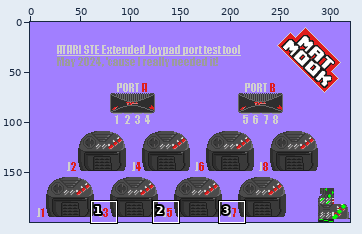
Sprite sheet: source/background.png. Above: a wide view before the commit, with the close-up outlined.
Close-up. Before the commit:
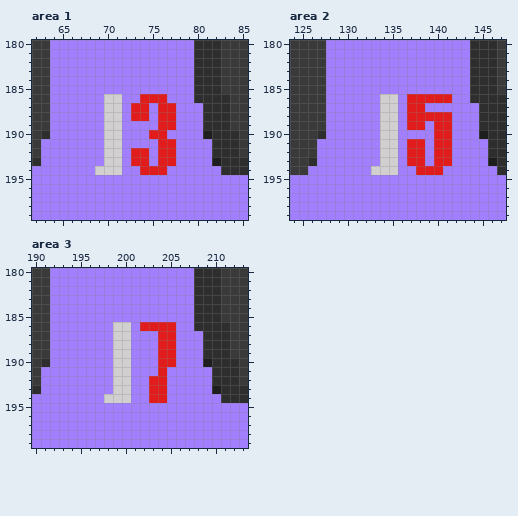
The file is 320x200 pixels. Colours within 5 levels of each other are drawn and written as one. Shown: area 1: x 62..85, y 180..199; area 2: x 124..147, y 180..199; area 3: x 190..213, y 180..199. The commit also changed other parts of the picture, which this record leaves out.
After:
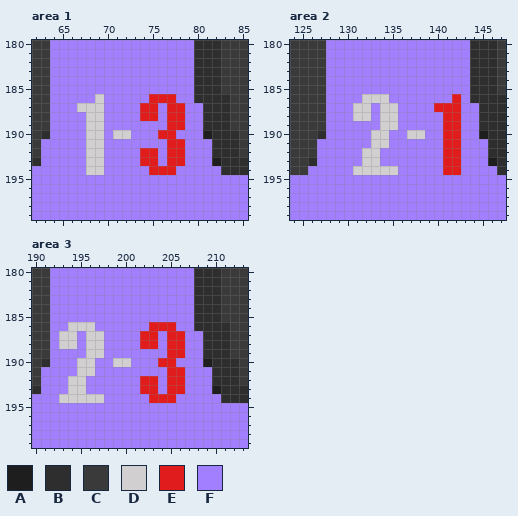
Palette (. is transparent): A #1e1e1e  B #2e2e2e  C #3a3a3a  D #d1cfcf  E #e01d1c  F #a17fff
What changed:
--- area 1
@@ x 65..80 @@
 185 FFFFFFFFFFFFFFFB
-186 FFFFFDDFFEEEFFFB
-187 FFFFFDDFEEFEEFFF
-188 FFFFFDDFEEFEEFFF
-189 FFFFFDDFFFFEEFFF
-190 FFFFFDDFFFEEFFFF
-191 FFFFFDDFFFFEEFFF
-192 FFFFFDDFEEFEEFFF
-193 FFFFFDDFEEFEEFFF
-194 FFFFDDDFFEEEFFFF
+186 FFFFDFFFFFEEEFFB
+187 FFDDDFFFFEEFEEFF
+188 FFFDDFFFFEEFEEFF
+189 FFFDDFFFFFFFEEFF
+190 FFFDDFDDFFFEEFFF
+191 FFFDDFFFFFFFEEFF
+192 FFFDDFFFFEEFEEFF
+193 FFFDDFFFFEEFEEFF
+194 FFFDDFFFFFEEEFFF
 195 FFFFFFFFFFFFFFFF
--- area 2
@@ x 129..144 @@
 185 FFFFFFFFFFFFFFFB
-186 FFFFFDDFEEEEEFFB
-187 FFFFFDDFEEFFFFFF
-188 FFFFFDDFEEEEEFFF
-189 FFFFFDDFEEFEEFFF
-190 FFFFFDDFFFFEEFFF
-191 FFFFFDDFEEFEEFFF
-192 FFFFFDDFEEFEEFFF
-193 FFFFFDDFEEFEEFFF
-194 FFFFDDDFFEEEFFFF
+186 FFFDDDFFFFFFFEFB
+187 FFDDFDDFFFFEEEFF
+188 FFDDFDDFFFFFEEFF
+189 FFFFFDDFFFFFEEFF
+190 FFFFDDFFDDFFEEFF
+191 FFFFDDFFFFFFEEFF
+192 FFFDDFFFFFFFEEFF
+193 FFFDDFFFFFFFEEFF
+194 FFDDDDDFFFFFEEFF
 195 FFFFFFFFFFFFFFFF
--- area 3
@@ x 190..213 @@
 185 CCFFFFFFFFFFFFFFFFBBBCCC
-186 CCFFFFFFFDDFEEEEFFBBBBCC
-187 CCFFFFFFFDDFFFEEFFFBBBCC
-188 CCFFFFFFFDDFFFEEFFFBBBCC
-189 CCFFFFFFFDDFFFEEFFFBBBCC
-190 CBFFFFFFFDDFFFEEFFFABBBC
-191 CFFFFFFFFDDFFFEFFFFFBBBC
-192 CFFFFFFFFDDFFEEFFFFFBBBC
-193 BFFFFFFFFDDFFEEFFFFFABBB
-194 FFFFFFFFDDDFFEEFFFFFFBBB
+186 CCFFDDDFFFFFFEEEFFBBBBCC
+187 CCFDDFDDFFFFEEFEEFFBBBCC
+188 CCFDDFDDFFFFEEFEEFFBBBCC
+189 CCFFFFDDFFFFFFFEEFFBBBCC
+190 CBFFFDDFFDDFFFEEFFFABBBC
+191 CFFFFDDFFFFFFFFEEFFFBBBC
+192 CFFFDDFFFFFFEEFEEFFFBBBC
+193 BFFFDDFFFFFFEEFEEFFFABBB
+194 FFFDDDDDFFFFFEEEFFFFFBBB
 195 FFFFFFFFFFFFFFFFFFFFFFFF
Changed places in both close-ups, as pixel boxes (x1, y1, x2, y2):
changed: (77, 94, 185, 175)
changed: (353, 94, 461, 175)
changed: (59, 322, 185, 403)
